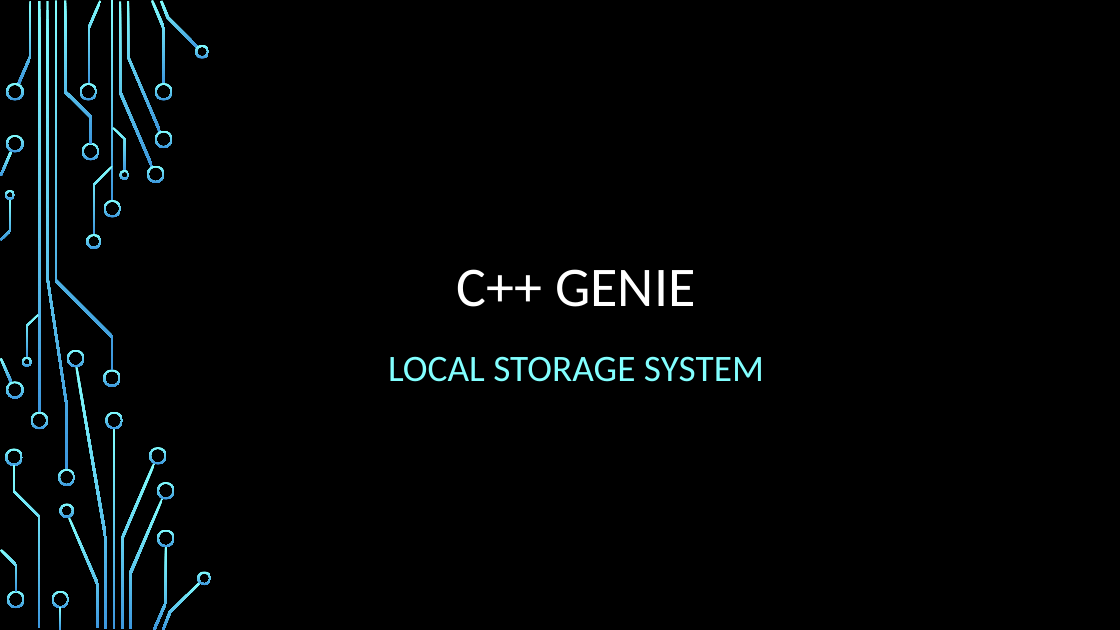
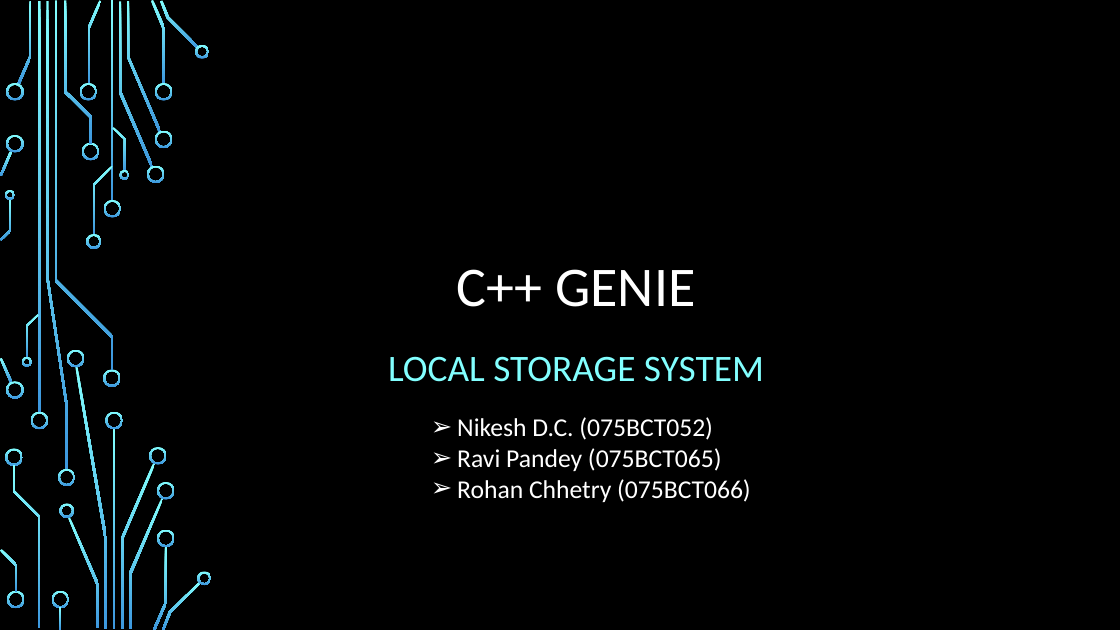
Before and after one commit to marsstriker1/CplusplusGenie, a slide deck: slide 1 of C-Genie.pptx. Drawn at 1120x630 pixels with LibreOffice and Linux fonts; fonts in the diff are those of the drawing; background and template pictures are left out. Boxes give left, top, right and bottom in pixels: in the first picture for what was removed or moved away, otherwise in the second. Text is boxed around its words. In the diff, an @@ line names an element or a change of style, - is before the commit and + after.

```diff
--- a/C-Genie.pptx
+++ b/C-Genie.pptx
@@ text added at (457,417,751,502), 22 pt, text #FFFFFF @@
+➢ Nikesh D.C. (075BCT052)
+➢ Ravi Pandey (075BCT065)
+➢ Rohan Chhetry (075BCT066)
```
Also in this commit, not shown: 4 other slides changed, 23 other files.
